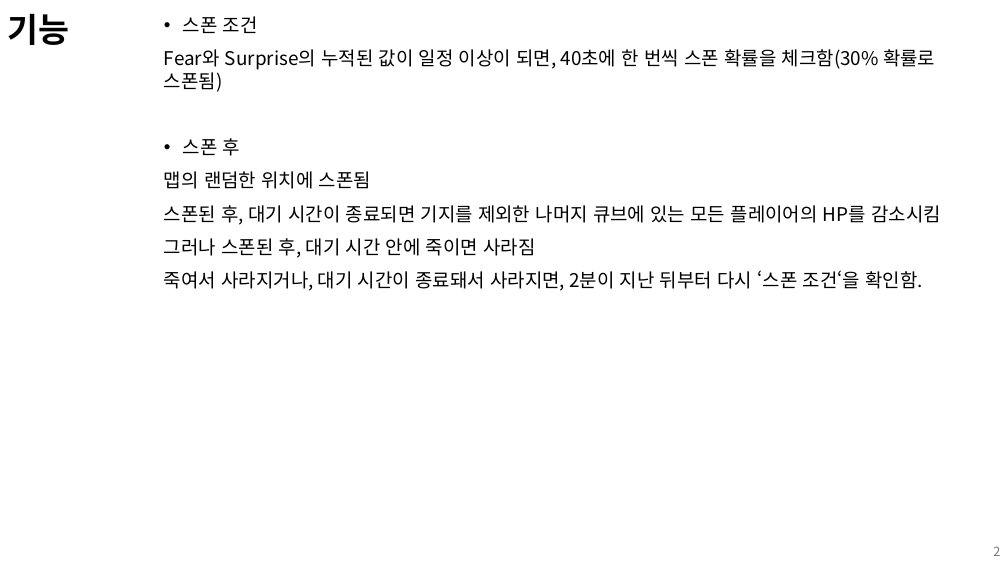
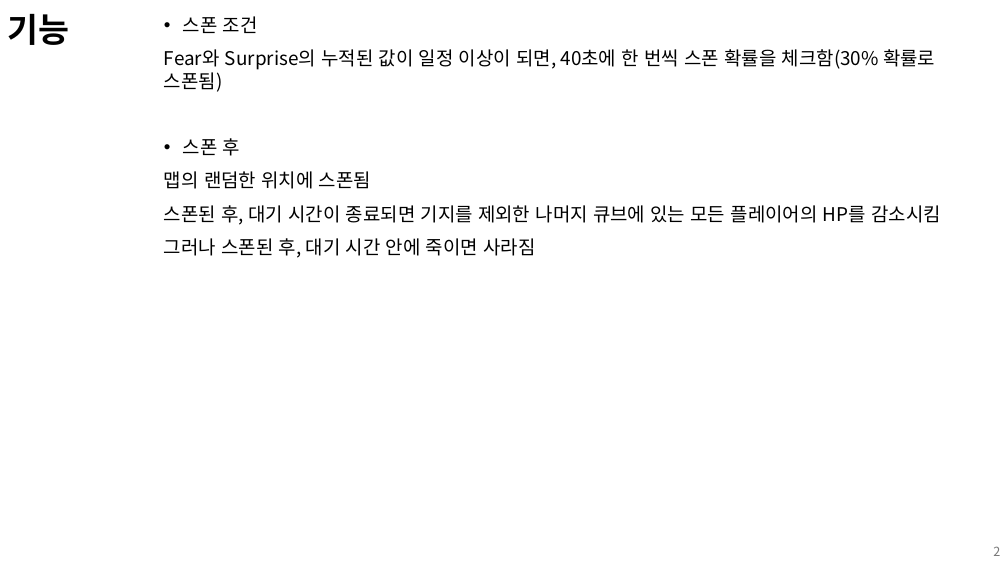
Before and after one commit to kimi5231/B1A2_project, a slide deck: slide 2 of 기획/몬스터 기획서_PollutionMonitor.pptx. Drawn at 1008x567 pixels with LibreOffice and Linux fonts; fonts in the diff are those of the drawing. Boxes give left, top, right and bottom in pixels: in the first picture for what was removed or moved away, otherwise in the second. Text is boxed around its words. In the diff, an @@ line names an element or a change of style, - is before the commit and + after.

```diff
--- a/기획/몬스터 기획서_PollutionMonitor.pptx
+++ b/기획/몬스터 기획서_PollutionMonitor.pptx
@@ text at [164,270,922,291]: paragraph removed @@
-죽여서 사라지거나, 대기 시간이 종료돼서 사라지면, 2분이 지난 뒤부터 다시 ‘스폰 조건‘을 확인함.
```
Also in this commit, not shown: 2 other slides changed.
